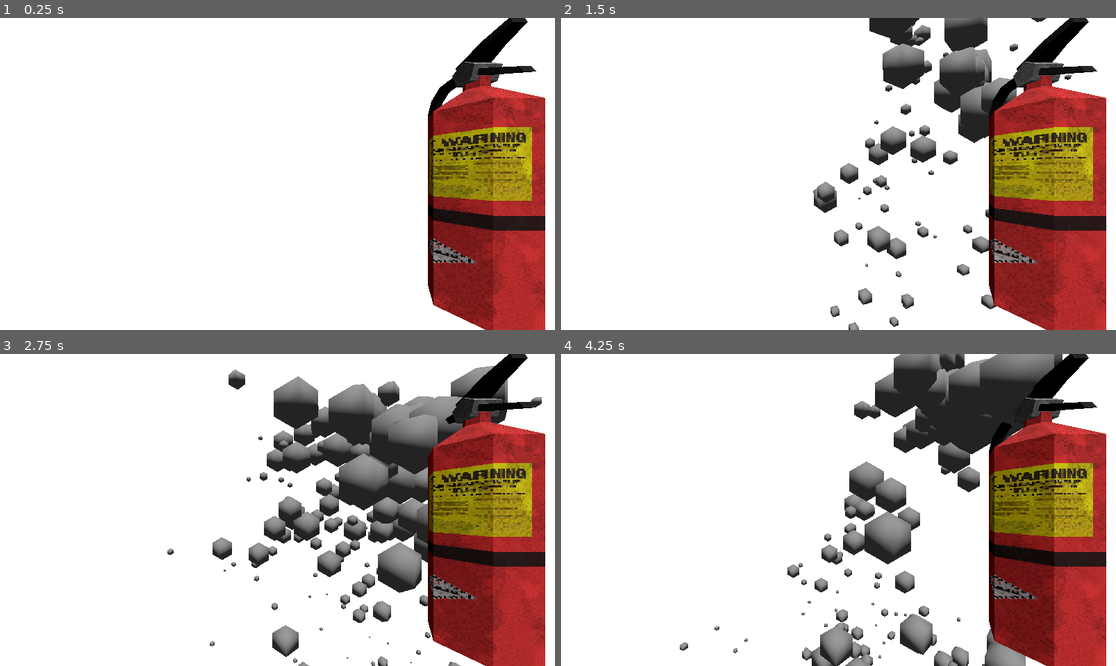
Above: before the commit, frames 1-4 (two rows, left to right).
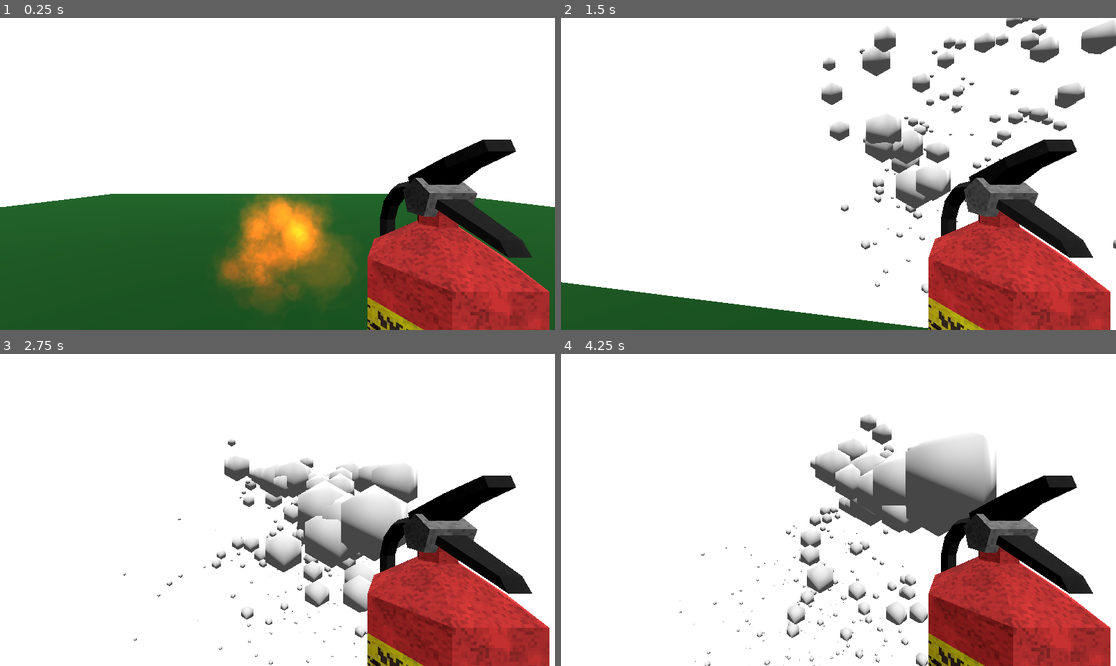
Above: after the commit, the same moments.

Repository: Software-Praktikum-25-26/Brandschutzunterweisung
Game: Godot game, scene res://main.tscn
Same seed, same stepped clock (60 frames per second), same inputs: the game is played once before the commit and once after it.
Inputs (mouse positions are in pixels of both pictures, inside the frame that each line leads up to):
- Up to frame 1 (0.25 s): no input
- Up to frame 2 (1.5 s): move the mouse to (866, 174) at 0.52 s; press the mouse at (866, 174) at 0.53 s; hold W (move_forward) from 0.53 s (still down); tap Space (jump) at 0.77 s; move the mouse to (810, 174) at 1.27 s; release the mouse at (810, 174) at 1.28 s; click (810, 174) at 1.35 s
- Up to frame 3 (2.75 s): keep holding W (move_forward); tap Space (jump) at 1.52 s; move the mouse to (288, 503) at 2.02 s; press the mouse at (288, 503) at 2.03 s
- Up to frame 4 (4.25 s): keep holding W (move_forward); move the mouse to (832, 516) at 2.77 s; release the mouse at (832, 516) at 2.78 s; click (832, 516) at 2.85 s; tap Space (jump) at 3.02, 3.77 s; move the mouse to (877, 513) at 3.52 s; press the mouse at (877, 513) at 3.53 s; tap Escape (ui_cancel) at 4.15 s

The runs differ from the first frame. In frame 1, 50% of the frame differs, in the area x 0-100%, y 0-100%; in frame 2, 37%; in frame 3, 38%; in frame 4, 40%.

Commit message:
Feuer Basis hinzgefügt und die Scene gepflegt

Diff:
--- a/Assets/Fire.tres
+++ b/Assets/Fire.tres
@@ -1,5 +1,5 @@
-[gd_resource type="Gradient" format=2]
+[gd_resource type="Gradient" format=3 uid="uid://7hjf3e45idpm"]
 
 [resource]
-offsets = PoolRealArray( 0, 0.236287, 0.28692, 0.329114, 0.997722, 1 )
-colors = PoolColorArray( 0, 0, 0, 1, 1, 0.28125, 0, 1, 1, 0.962646, 0.402344, 0.990493, 1, 0.140625, 0, 0.998312, 0, 0, 0, 1, 0, 0, 0, 0 )
+offsets = PackedFloat32Array(0, 0.236287, 0.28692, 0.329114, 0.997722, 1)
+colors = PackedColorArray(0, 0, 0, 1, 1, 0.28125, 0, 1, 1, 0.962646, 0.402344, 0.990493, 1, 0.140625, 0, 0.998312, 0, 0, 0, 1, 0, 0, 0, 0)
--- /dev/null
+++ b/Assets/SmokeGradient.tres
@@ -0,0 +1,5 @@
+[gd_resource type="Gradient" format=2]
+
+[resource]
+offsets = PoolRealArray( 0, 0.632911, 0.864979, 1 )
+colors = PoolColorArray( 1, 0, 0, 0, 0.486275, 0.486275, 0.486275, 0.392157, 0.223529, 0.223529, 0.223529, 0.129412, 0, 0, 0, 0 )
--- /dev/null
+++ b/Assets/SparksGradient.tres
@@ -0,0 +1,5 @@
+[gd_resource type="Gradient" format=2]
+
+[resource]
+offsets = PoolRealArray( 0, 0.122363, 0.308017, 1 )
+colors = PoolColorArray( 0, 0, 0, 1, 1, 0, 0, 1, 1, 0.240234, 0, 1, 0, 0, 0, 1 )
--- /dev/null
+++ b/CameraLook.gd
@@ -0,0 +1,29 @@
+extends SpringArm3D
+
+@export var mouse_sensitivity := 0.003  # tweak this to taste
+
+var player
+
+func _ready():
+	player = get_parent()
+
+func _unhandled_input(event: InputEvent) -> void:
+	if event is InputEventMouseMotion:
+		Input.set_mouse_mode(Input.MOUSE_MODE_CAPTURED)  # hide and lock cursor
+	elif event.is_action_pressed("ui_cancel"):
+		Input.set_mouse_mode(Input.MOUSE_MODE_VISIBLE)
+
+	if Input.get_mouse_mode() == Input.MOUSE_MODE_CAPTURED:
+		if event is InputEventMouseMotion:
+			rotate_player_view(event.relative)
+		if event is InputEventMouseButton:
+			if event.is_pressed():
+				if event.button_index == MOUSE_BUTTON_WHEEL_UP and spring_length < 20:
+					spring_length += (event.factor if event.factor else 1.0)
+				if event.button_index == MOUSE_BUTTON_WHEEL_DOWN and spring_length > 0:
+					spring_length -= (event.factor if event.factor else 1.0)
+
+func rotate_player_view(mouse_delta: Vector2):
+	player.rotate_y(-mouse_delta.x * mouse_sensitivity)
+	rotate_x(-mouse_delta.y * mouse_sensitivity)
+	rotation.x = clamp(rotation.x, deg_to_rad(-90), deg_to_rad(45))
--- a/Movement.gd
+++ b/Movement.gd
@@ -37,35 +37,11 @@
 	# Moving the Character
 	move_and_slide()
 
-@export var mouse_sensitivity := 0.003  # tweak this to taste
-
-var pitch := 0.0  # vertical camera angle
-
-func _ready():
-	Input.set_mouse_mode(Input.MOUSE_MODE_CAPTURED)  # hide and lock cursor
-
 func _unhandled_input(event):
 	if event.is_action_pressed("jump"):
 		if is_on_floor():
 			jump()
-	if event is InputEventMouseMotion:
-		rotate_player_view(event.relative)
-	if event is InputEventMouseButton:
-		if event.is_pressed():
-			if event.button_index == MOUSE_BUTTON_WHEEL_UP and $SpringArm3D.spring_length < 20:
-				$SpringArm3D.spring_length += (event.factor if event.factor else 1.0)
-			if event.button_index == MOUSE_BUTTON_WHEEL_DOWN and $SpringArm3D.spring_length >= 0:
-				$SpringArm3D.spring_length -= (event.factor if event.factor else 1.0)
 
-func rotate_player_view(mouse_delta: Vector2):
-	# Rotate horizontally (yaw)
-	rotate_y(-mouse_delta.x * mouse_sensitivity)
-
-	# Rotate vertically (pitch)
-	pitch -= mouse_delta.y * mouse_sensitivity
-	pitch = clamp(pitch, deg_to_rad(-90), deg_to_rad(45))  # prevent flipping
-
-	$SpringArm3D.rotation.x = pitch
 
 func jump():
 	velocity.y = jump_power
--- a/Scenes/Player.tscn
+++ b/Scenes/Player.tscn
@@ -1,11 +1,16 @@
-[gd_scene load_steps=3 format=3 uid="uid://j7itnx6mse0y"]
+[gd_scene load_steps=4 format=3 uid="uid://j7itnx6mse0y"]
 
 [ext_resource type="Script" uid="uid://dlko15trp65c" path="res://Movement.gd" id="1_xhfnw"]
 
 [sub_resource type="CapsuleShape3D" id="CapsuleShape3D_kpjcp"]
+
+[sub_resource type="CapsuleMesh" id="CapsuleMesh_rpqav"]
 
 [node name="CharacterBody3D" type="CharacterBody3D"]
 script = ExtResource("1_xhfnw")
 
 [node name="CollisionShape3D" type="CollisionShape3D" parent="."]
 shape = SubResource("CapsuleShape3D_kpjcp")
+
+[node name="MeshInstance3D" type="MeshInstance3D" parent="."]
+mesh = SubResource("CapsuleMesh_rpqav")
--- /dev/null
+++ b/Scenes/feuer.tscn
@@ -0,0 +1,204 @@
+[gd_scene load_steps=27 format=3 uid="uid://bfreshbu2sd2y"]
+
+[ext_resource type="Gradient" uid="uid://7hjf3e45idpm" path="res://Assets/Fire.tres" id="1_u0qxk"]
+[ext_resource type="Texture2D" uid="uid://bgrhusfp86bvv" path="res://Assets/Smoke30Frames_0.png" id="2_1834i"]
+[ext_resource type="Script" uid="uid://b4lbn4dk8qh0d" path="res://feuer.gd" id="3_jkyy1"]
+[ext_resource type="Gradient" path="res://Assets/SmokeGradient.tres" id="4_swvce"]
+[ext_resource type="Gradient" path="res://Assets/SparksGradient.tres" id="5_2t38f"]
+[ext_resource type="Texture2D" uid="uid://djv01avvyae00" path="res://Assets/Spark.png" id="6_ewd4b"]
+
+[sub_resource type="GradientTexture1D" id="GradientTexture1D_272bh"]
+gradient = ExtResource("1_u0qxk")
+
+[sub_resource type="Curve" id="Curve_h2yge"]
+_data = [Vector2(0, 0), 0.0, 0.0, 0, 0, Vector2(0.16879, 1), 0.0, 0.0, 0, 0, Vector2(1, 0), 0.0, 0.0, 0, 0]
+point_count = 3
+
+[sub_resource type="CurveTexture" id="CurveTexture_1bvp3"]
+curve = SubResource("Curve_h2yge")
+
+[sub_resource type="ParticleProcessMaterial" id="ParticleProcessMaterial_lquwl"]
+emission_shape = 3
+emission_box_extents = Vector3(0.47, 0.09, 1)
+angle_min = 1.07288e-05
+angle_max = 360.0
+direction = Vector3(0, 1, 0)
+spread = 0.0
+initial_velocity_min = 4.5
+initial_velocity_max = 5.0
+angular_velocity_min = -1.60933e-05
+angular_velocity_max = 40.0
+gravity = Vector3(0, 0, 0)
+linear_accel_min = -2.23517e-06
+linear_accel_max = 4.0
+radial_accel_min = -2.23517e-06
+radial_accel_max = 0.199998
+scale_min = 0.2
+scale_curve = SubResource("CurveTexture_1bvp3")
+color_ramp = SubResource("GradientTexture1D_272bh")
+hue_variation_min = -2.23517e-08
+hue_variation_max = 0.00999998
+anim_speed_min = 1.0
+anim_speed_max = 1.0
+anim_offset_max = 1.0
+turbulence_enabled = true
+turbulence_noise_strength = 0.01
+turbulence_noise_scale = 0.31
+turbulence_noise_speed = Vector3(0, 6.575, 0)
+turbulence_noise_speed_random = 4.0
+turbulence_influence_min = 0.0
+turbulence_influence_max = 0.012
+turbulence_initial_displacement_min = 1.49012e-06
+turbulence_initial_displacement_max = 1.49012e-06
+
+[sub_resource type="StandardMaterial3D" id="StandardMaterial3D_7mycd"]
+transparency = 1
+blend_mode = 1
+shading_mode = 0
+vertex_color_use_as_albedo = true
+albedo_texture = ExtResource("2_1834i")
+billboard_mode = 3
+billboard_keep_scale = true
+particles_anim_h_frames = 6
+particles_anim_v_frames = 5
+particles_anim_loop = true
+
+[sub_resource type="QuadMesh" id="QuadMesh_272bh"]
+material = SubResource("StandardMaterial3D_7mycd")
+size = Vector2(1.5, 1.5)
+
+[sub_resource type="GradientTexture1D" id="GradientTexture1D_5vw27"]
+gradient = ExtResource("4_swvce")
+
+[sub_resource type="Curve" id="Curve_kek77"]
+_data = [Vector2(0, 0.483995), 0.0, 0.0, 0, 0, Vector2(1, 1), 0.0, 0.0, 0, 0]
+point_count = 2
+
+[sub_resource type="CurveTexture" id="CurveTexture_4c57u"]
+curve = SubResource("Curve_kek77")
+
+[sub_resource type="ParticleProcessMaterial" id="ParticleProcessMaterial_efxa6"]
+emission_shape = 3
+emission_box_extents = Vector3(0.42, 0.24, 1)
+angle_min = 1.07288e-05
+angle_max = 360.0
+direction = Vector3(0, 1, 0)
+spread = 0.0
+initial_velocity_min = 0.5
+initial_velocity_max = 1.0
+angular_velocity_min = -1.60933e-05
+angular_velocity_max = 40.0
+gravity = Vector3(0, 0, 0)
+linear_accel_min = -2.23517e-06
+linear_accel_max = 2.0
+scale_min = 0.0
+scale_max = 2.0
+scale_curve = SubResource("CurveTexture_4c57u")
+color_ramp = SubResource("GradientTexture1D_5vw27")
+anim_speed_min = 1.0
+anim_speed_max = 1.0
+anim_offset_max = 1.0
+
+[sub_resource type="StandardMaterial3D" id="StandardMaterial3D_dg77c"]
+transparency = 1
+shading_mode = 0
+vertex_color_use_as_albedo = true
+albedo_texture = ExtResource("2_1834i")
+billboard_mode = 3
+billboard_keep_scale = true
+particles_anim_h_frames = 6
+particles_anim_v_frames = 5
+particles_anim_loop = true
+
+[sub_resource type="QuadMesh" id="QuadMesh_ycdy4"]
+material = SubResource("StandardMaterial3D_dg77c")
+
+[sub_resource type="GradientTexture1D" id="GradientTexture1D_4c57u"]
+gradient = ExtResource("5_2t38f")
+
+[sub_resource type="Curve" id="Curve_efxa6"]
+_data = [Vector2(0, 0.492318), 0.0, 0.0, 0, 0, Vector2(0.5, 0.991677), 0.0, 0.0, 0, 0, Vector2(1, 0), 0.0, 0.0, 0, 0]
+point_count = 3
+
+[sub_resource type="CurveTexture" id="CurveTexture_dg77c"]
+curve = SubResource("Curve_efxa6")
+
+[sub_resource type="ParticleProcessMaterial" id="ParticleProcessMaterial_ycdy4"]
+emission_shape = 3
+emission_box_extents = Vector3(0.39, 0.26, 1)
+direction = Vector3(0, 1, 0)
+spread = 40.0
+flatness = 0.24
+initial_velocity_max = 2.0
+gravity = Vector3(0, 0, 0)
+linear_accel_min = -2.23517e-06
+linear_accel_max = 5.0
+tangential_accel_min = -2.23517e-06
+tangential_accel_max = 5.0
+damping_max = 2.0
+scale_min = 0.04
+scale_max = 0.1
+scale_curve = SubResource("CurveTexture_dg77c")
+color_ramp = SubResource("GradientTexture1D_4c57u")
+
+[sub_resource type="StandardMaterial3D" id="StandardMaterial3D_w48qg"]
+transparency = 1
+blend_mode = 1
+shading_mode = 0
+vertex_color_use_as_albedo = true
+albedo_texture = ExtResource("6_ewd4b")
+billboard_mode = 3
+billboard_keep_scale = true
+particles_anim_h_frames = 1
+particles_anim_v_frames = 1
+particles_anim_loop = false
+
+[sub_resource type="QuadMesh" id="QuadMesh_vivmo"]
+material = SubResource("StandardMaterial3D_w48qg")
+
+[sub_resource type="BoxShape3D" id="BoxShape3D_u0qxk"]
+size = Vector3(1.14258, 0.298462, 1.86041)
+
+[sub_resource type="BoxShape3D" id="BoxShape3D_4c57u"]
+size = Vector3(1.21159, 1.70575, 1.86057)
+
+[node name="Feuer" type="Node3D"]
+script = ExtResource("3_jkyy1")
+
+[node name="Feuer_Effekt" type="GPUParticles3D" parent="."]
+transform = Transform3D(1, 0, 0, 0, 1, 0, 0, 0, 1, 0, 0, 0)
+amount = 200
+lifetime = 0.75
+randomness = 1.0
+draw_order = 3
+process_material = SubResource("ParticleProcessMaterial_lquwl")
+draw_pass_1 = SubResource("QuadMesh_272bh")
+
+[node name="Rauch_Effekt" type="GPUParticles3D" parent="Feuer_Effekt"]
+transform = Transform3D(1, 0, 0, 0, 1, 0, 0, 0, 1, 0, 1.8, 0)
+amount = 40
+lifetime = 1.5
+randomness = 1.0
+draw_order = 3
+process_material = SubResource("ParticleProcessMaterial_efxa6")
+draw_pass_1 = SubResource("QuadMesh_ycdy4")
+
+[node name="Funken_Effekt" type="GPUParticles3D" parent="Feuer_Effekt/Rauch_Effekt"]
+amount = 20
+lifetime = 0.5
+randomness = 1.0
+draw_order = 3
+process_material = SubResource("ParticleProcessMaterial_ycdy4")
+draw_pass_1 = SubResource("QuadMesh_vivmo")
+
+[node name="Basis" type="Area3D" parent="."]
+
+[node name="CollisionShape3D" type="CollisionShape3D" parent="Basis"]
+transform = Transform3D(1, 0, 0, 0, 1, 0, 0, 0, 1, 0.00292969, 0.151672, 0.00448608)
+shape = SubResource("BoxShape3D_u0qxk")
+
+[node name="Rest" type="Area3D" parent="."]
+
+[node name="CollisionShape3D" type="CollisionShape3D" parent="Rest"]
+transform = Transform3D(1, 0, 0, 0, 1, 0, 0, 0, 1, 0, 1.15903, 0.00450146)
+shape = SubResource("BoxShape3D_4c57u")
--- a/Scenes/fire_extinguisher.gd
+++ b/Scenes/fire_extinguisher.gd
@@ -1,9 +1,26 @@
 extends Node3D
 
-
+@onready var particles = $GPUParticles3D
+@onready var raycast = $RayCast3D
 
 func _unhandled_input(event: InputEvent) -> void:
 	if event.is_action_pressed("left_mouse_button"):
-		$GPUParticles3D.emitting = true
-	if event.is_action_released("left_mouse_button"):
-		$GPUParticles3D.emitting = false
+		set_spraying(true)
+	elif event.is_action_released("left_mouse_button"):
+		set_spraying(false)
+
+func _physics_process(delta: float) -> void:
+	if raycast.enabled and raycast.is_colliding():
+		_process_hit(raycast.get_collider())
+
+func set_spraying(enabled: bool) -> void:
+	particles.emitting = enabled
+	raycast.enabled = enabled
+
+func _process_hit(hit_obj: Object) -> void:
+	if not hit_obj or not is_instance_valid(hit_obj):
+		return
+
+	var parent = hit_obj.get_parent()
+	if parent and parent.has_method("extinguish"):
+		parent.extinguish(hit_obj)
--- /dev/null
+++ b/feuer.gd
@@ -0,0 +1,29 @@
+extends Node3D
+
+@export var hp = 100
+
+@onready var fire_fx = $Feuer_Effekt
+@onready var smoke_fx = $Feuer_Effekt/Rauch_Effekt
+
+
+
+func _ready():
+	# Duplicate the shared material so it's unique to this instance
+	fire_fx.process_material = fire_fx.process_material.duplicate()
+
+func extinguish(teil: Object):
+	print(name)
+	if teil.name == "Basis":
+		hp -= 1.0
+	elif teil.name == "Rest":
+		hp -= 0.2
+
+	if hp <= 1:
+		queue_free()
+		return
+
+	fire_fx.amount_ratio = hp/100
+	fire_fx.lifetime = 0.75 * hp /100
+	fire_fx.process_material.scale_max = hp/100
+	fire_fx.process_material.initial_velocity_max = 5*hp/100
+	smoke_fx.position.y -= 0.01
--- a/main.tscn
+++ b/main.tscn
@@ -1,97 +1,69 @@
-[gd_scene load_steps=16 format=3 uid="uid://eixniw5gwddg"]
+[gd_scene load_steps=15 format=3 uid="uid://eixniw5gwddg"]
 
 [ext_resource type="PackedScene" uid="uid://j7itnx6mse0y" path="res://Scenes/Player.tscn" id="1_ig7tw"]
 [ext_resource type="PackedScene" uid="uid://c31l17jkx8ij5" path="res://Scenes/fire_extinguisher.tscn" id="2_0xm2m"]
+[ext_resource type="Script" uid="uid://b4joy7mhwybur" path="res://CameraLook.gd" id="2_kek77"]
 [ext_resource type="Script" uid="uid://cnfpdsmvjdvby" path="res://Scenes/fire_extinguisher.gd" id="3_h2yge"]
-[ext_resource type="Gradient" path="res://Assets/Fire.tres" id="4_lquwl"]
-[ext_resource type="Texture2D" uid="uid://bgrhusfp86bvv" path="res://Assets/Smoke30Frames_0.png" id="5_7mycd"]
+[ext_resource type="PackedScene" uid="uid://bfreshbu2sd2y" path="res://Scenes/feuer.tscn" id="5_lquwl"]
+
+[sub_resource type="Curve" id="Curve_4c57u"]
+_data = [Vector2(0, 1), 0.0, 0.0, 0, 0, Vector2(0.748408, 0.816902), 0.0, 0.0, 0, 0, Vector2(1, 0), 0.0, 0.0, 0, 0]
+point_count = 3
+
+[sub_resource type="CurveTexture" id="CurveTexture_efxa6"]
+curve = SubResource("Curve_4c57u")
 
 [sub_resource type="ParticleProcessMaterial" id="ParticleProcessMaterial_0xm2m"]
 lifetime_randomness = 0.3
 direction = Vector3(0, 0, -1)
 spread = 10.0
-initial_velocity_min = 15.0
-initial_velocity_max = 25.0
+initial_velocity_min = 20.0
+initial_velocity_max = 40.0
 scale_min = 0.1
 scale_max = 0.5
+scale_curve = SubResource("CurveTexture_efxa6")
 collision_mode = 1
 collision_friction = 1.0
 collision_bounce = 0.0
 
+[sub_resource type="StandardMaterial3D" id="StandardMaterial3D_kek77"]
+vertex_color_use_as_albedo = true
+albedo_color = Color(0.929715, 0.929715, 0.929715, 1)
+
 [sub_resource type="SphereMesh" id="SphereMesh_0xm2m"]
+material = SubResource("StandardMaterial3D_kek77")
 radial_segments = 4
 rings = 2
 
 [sub_resource type="WorldBoundaryShape3D" id="WorldBoundaryShape3D_ig7tw"]
 
-[sub_resource type="GradientTexture1D" id="GradientTexture1D_272bh"]
-gradient = ExtResource("4_lquwl")
+[sub_resource type="StandardMaterial3D" id="StandardMaterial3D_5vw27"]
+albedo_color = Color(0, 0.305882, 0.0745098, 1)
 
-[sub_resource type="Curve" id="Curve_h2yge"]
-_data = [Vector2(0, 0), 0.0, 0.0, 0, 0, Vector2(0.16879, 1), 0.0, 0.0, 0, 0, Vector2(1, 0), 0.0, 0.0, 0, 0]
-point_count = 3
-
-[sub_resource type="CurveTexture" id="CurveTexture_1bvp3"]
-curve = SubResource("Curve_h2yge")
-
-[sub_resource type="ParticleProcessMaterial" id="ParticleProcessMaterial_lquwl"]
-emission_shape = 1
-emission_sphere_radius = 0.4
-angle_min = 1.07288e-05
-angle_max = 360.0
-direction = Vector3(0, 1, 0)
-spread = 0.0
-initial_velocity_min = 4.5
-initial_velocity_max = 5.0
-angular_velocity_min = -1.60933e-05
-angular_velocity_max = 40.0
-gravity = Vector3(0, 0, 0)
-linear_accel_min = -2.23517e-06
-linear_accel_max = 4.0
-scale_min = 0.2
-scale_curve = SubResource("CurveTexture_1bvp3")
-color_ramp = SubResource("GradientTexture1D_272bh")
-hue_variation_min = -2.23517e-08
-hue_variation_max = 0.00999998
-anim_speed_min = 1.0
-anim_speed_max = 1.0
-anim_offset_max = 1.0
-turbulence_noise_strength = 0.01
-turbulence_noise_scale = 10.0
-
-[sub_resource type="StandardMaterial3D" id="StandardMaterial3D_7mycd"]
-transparency = 1
-blend_mode = 1
-shading_mode = 0
-vertex_color_use_as_albedo = true
-albedo_texture = ExtResource("5_7mycd")
-billboard_mode = 3
-billboard_keep_scale = true
-particles_anim_h_frames = 6
-particles_anim_v_frames = 5
-particles_anim_loop = true
-
-[sub_resource type="QuadMesh" id="QuadMesh_272bh"]
-material = SubResource("StandardMaterial3D_7mycd")
+[sub_resource type="PlaneMesh" id="PlaneMesh_5vw27"]
+material = SubResource("StandardMaterial3D_5vw27")
+size = Vector2(25, 25)
 
 [sub_resource type="Environment" id="Environment_h2yge"]
 glow_enabled = true
-glow_intensity = 0.5
 glow_strength = 1.3
 glow_blend_mode = 0
 
 [node name="Node3D" type="Node3D"]
 
 [node name="Player" parent="." instance=ExtResource("1_ig7tw")]
+transform = Transform3D(1, 0, 0, 0, 1, 0, 0, 0, 1, 0, 1, 2.645)
 
 [node name="SpringArm3D" type="SpringArm3D" parent="Player"]
 transform = Transform3D(1, 0, 0, 0, 1, 0, 0, 0, 1, 0, 0.5, 0)
-spring_length = 4.0
+spring_length = 0.0
+script = ExtResource("2_kek77")
 
 [node name="Camera3D" type="Camera3D" parent="Player/SpringArm3D"]
+transform = Transform3D(1, 2.98023e-08, 2.98023e-08, 2.98023e-08, 1, 1.49012e-08, 2.98023e-08, 1.49012e-08, 1, 0, 0, 0)
 
 [node name="feuerloescher" parent="Player/SpringArm3D/Camera3D" instance=ExtResource("2_0xm2m")]
-transform = Transform3D(1, 0, 0, 0, 1, 0, 0, 0, 1, 1.02673, -0.67694, -1.05024)
+transform = Transform3D(1, 4.4409e-16, 0, 4.4409e-16, 1, 0, 0, 0, 1, 0.509413, -1.26844, -0.651163)
 script = ExtResource("3_h2yge")
 
 [node name="GPUParticles3D" type="GPUParticles3D" parent="Player/SpringArm3D/Camera3D/feuerloescher"]
@@ -105,11 +77,22 @@
 process_material = SubResource("ParticleProcessMaterial_0xm2m")
 draw_pass_1 = SubResource("SphereMesh_0xm2m")
 
+[node name="RayCast3D" type="RayCast3D" parent="Player/SpringArm3D/Camera3D/feuerloescher"]
+transform = Transform3D(1, 4.4409e-16, 0, 4.4409e-16, 1, 0, 0, 0, 1, 5.96046e-08, 1.2244, 0)
+enabled = false
+target_position = Vector3(0, -0.4, -10)
+collide_with_areas = true
+collide_with_bodies = false
+
 [node name="StaticBody3D" type="StaticBody3D" parent="."]
 transform = Transform3D(1, 0, 0, 0, 1, 0, 0, 0, 1, 0.0294495, 0, 0.0115995)
 
 [node name="CollisionShape3D" type="CollisionShape3D" parent="StaticBody3D"]
 shape = SubResource("WorldBoundaryShape3D_ig7tw")
+
+[node name="MeshInstance3D" type="MeshInstance3D" parent="StaticBody3D"]
+mesh = SubResource("PlaneMesh_5vw27")
+skeleton = NodePath("../../Player/SpringArm3D")
 
 [node name="DirectionalLight3D" type="DirectionalLight3D" parent="."]
 transform = Transform3D(1, 0, 0, 0, 0.5, 0.866025, 0, -0.866025, 0.5, 0, 4, 9)
@@ -118,13 +101,7 @@
 transform = Transform3D(1, 0, 0, 0, 1, 0, 0, 0, 1, 0, -1, 0)
 size = Vector3(20, 2, 20)
 
-[node name="GPUParticles3D" type="GPUParticles3D" parent="."]
-amount = 200
-lifetime = 0.5
-randomness = 1.0
-draw_order = 3
-process_material = SubResource("ParticleProcessMaterial_lquwl")
-draw_pass_1 = SubResource("QuadMesh_272bh")
-
 [node name="WorldEnvironment" type="WorldEnvironment" parent="."]
 environment = SubResource("Environment_h2yge")
+
+[node name="Feuer" parent="." instance=ExtResource("5_lquwl")]
Binary file added: Assets/Spark.png
Not shown, added: Assets/Spark.png.import
Not shown, added: CameraLook.gd.uid
Not shown, added: feuer.gd.uid
